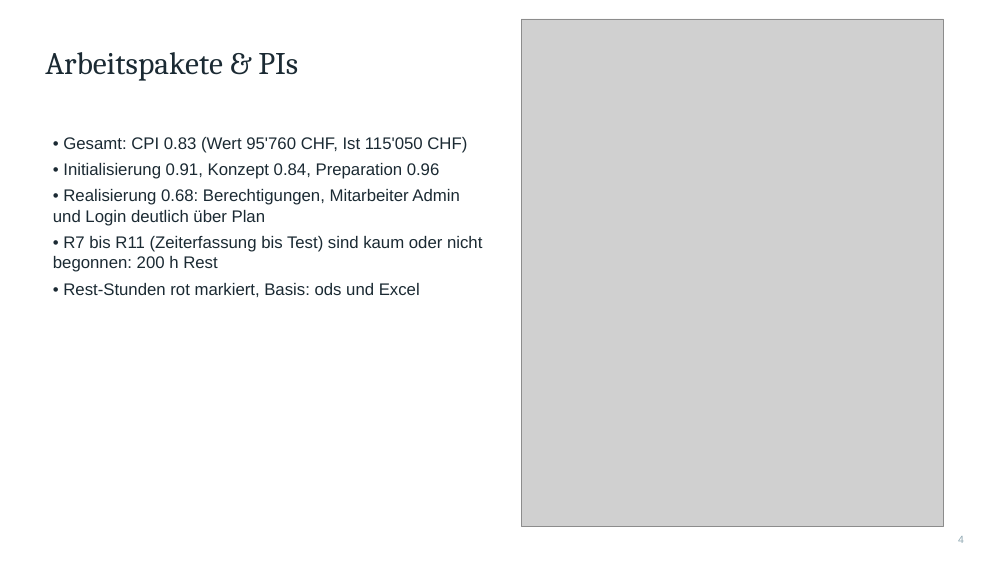
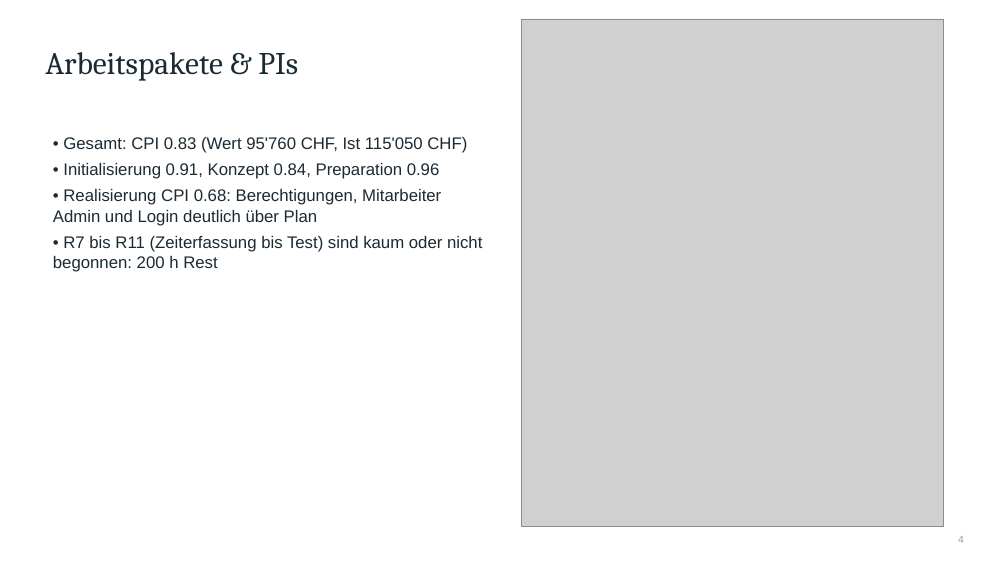
Before and after one commit to C4RN1V0R/Projektanalyse-pmqm, a slide deck: slide 4 of Projektpraesentation.pptx. Drawn at 1008x567 pixels with LibreOffice and Linux fonts; fonts in the diff are those of the drawing; grey boxes stand for pictures. Boxes give left, top, right and bottom in pixels: in the first picture for what was removed or moved away, otherwise in the second. Text is boxed around its words. In the diff, an @@ line names an element or a change of style, - is before the commit and + after.

```diff
--- a/Projektpraesentation.pptx
+++ b/Projektpraesentation.pptx
@@ text at (53,189,441,226): text changed @@
-• Realisierung 0.68: Berechtigungen, Mitarbeiter Admin und Login deutlich über Plan
+• Realisierung CPI 0.68: Berechtigungen, Mitarbeiter Admin und Login deutlich über Plan
@@ text at (63,283,420,297): paragraph removed @@
-• Rest-Stunden rot markiert, Basis: ods und Excel
```
Also in this commit, not shown: 4 other slides changed.
